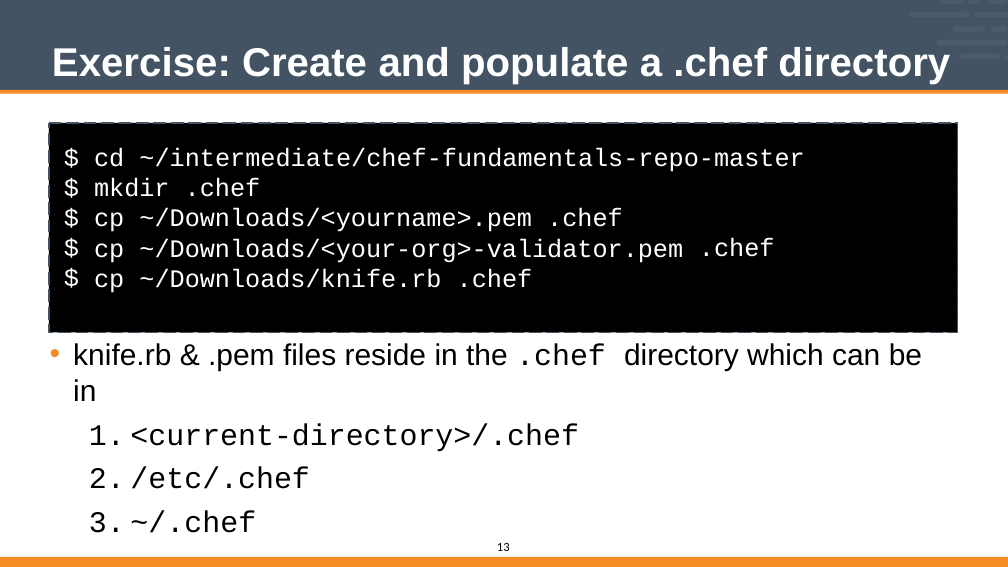
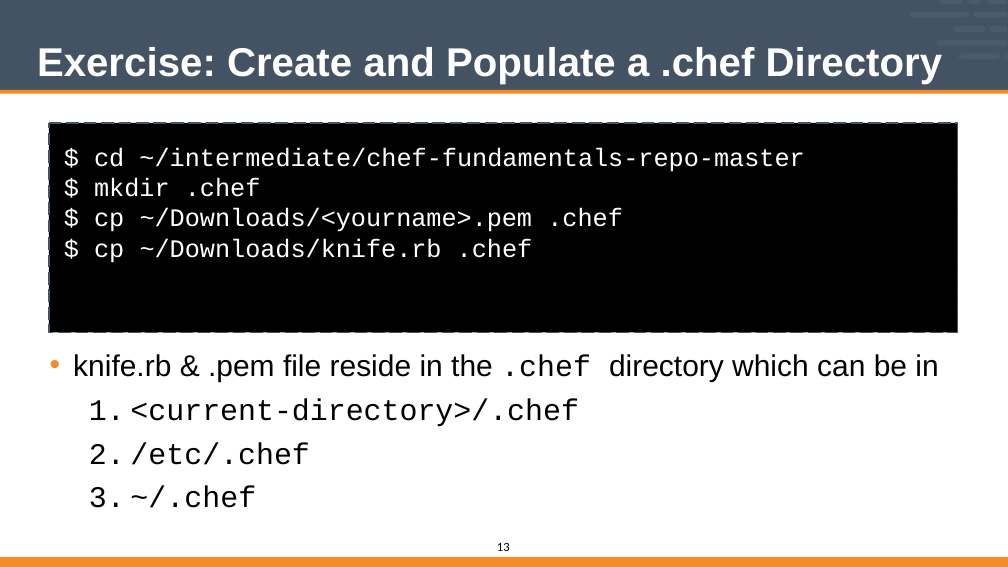
Before and after one commit to vinyar/chef-intermediate, a slide deck: slide 13 of Modules/02-Chef_Intermediate.pptx. Drawn at 1008x567 pixels with LibreOffice and Linux fonts; fonts in the diff are those of the drawing. Boxes give left, top, right and bottom in pixels: in the first picture for what was removed or moved away, otherwise in the second. Text is boxed around its words. In the diff, an @@ line names an element or a change of style, - is before the commit and + after.

Commit message:
Fixed code and other text formatting

```diff
--- a/Modules/02-Chef_Intermediate.pptx
+++ b/Modules/02-Chef_Intermediate.pptx
@@ title at [37, 47, 942, 84]: text changed @@
-Exercise: Create and populate a .chef directory
+Exercise: Create and Populate a .chef Directory
@@ text at [94, 178, 623, 263]: text changed @@
-$
-$
-$
-$
+$ mkdir .chef
+$ cp ~/Downloads/<yourname>.pem .chef
+$ cp ~/Downloads/knife.rb .chef
@@ text removed at [94, 208, 683, 293] @@
-cp ~/Downloads/<yourname>.pem .chef
-cp ~/Downloads/<your-org>-validator.pem cp ~/Downloads/knife.rb .chef
@@ text removed at [699, 238, 775, 257] @@
-.chef
@@ text "knife.rb & .pem file reside ...": place and size @@
-text "knife.rb & .pem file reside ..." at [73, 343, 922, 489]
+text "knife.rb & .pem file reside ..." at [73, 354, 938, 508]
@@ text at [73, 354, 938, 381]: text changed @@
-• knife.rb & .pem files reside in the .chef directory which can be in
+• knife.rb & .pem file reside in the .chef directory which can be in
```
Also in this commit, not shown: 23 other slides changed.
